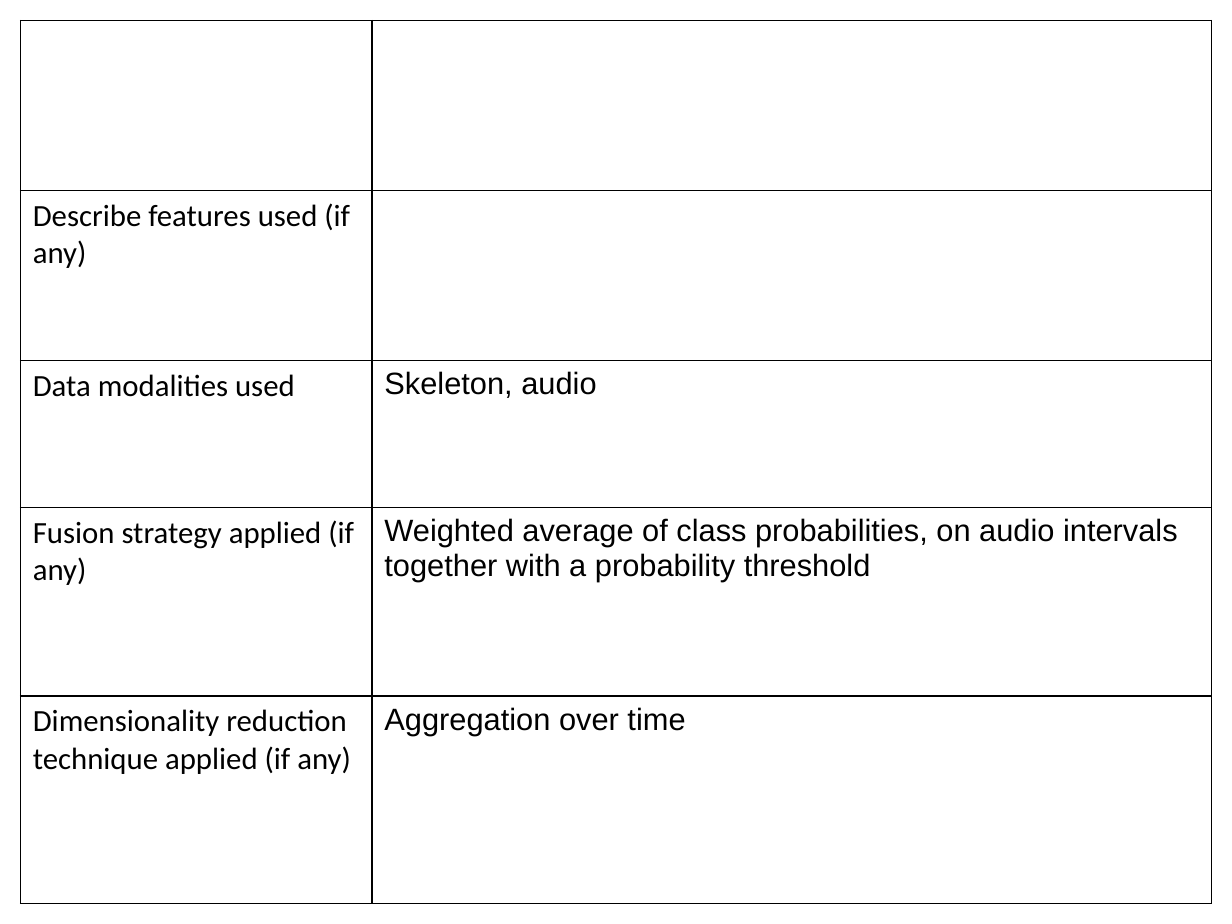
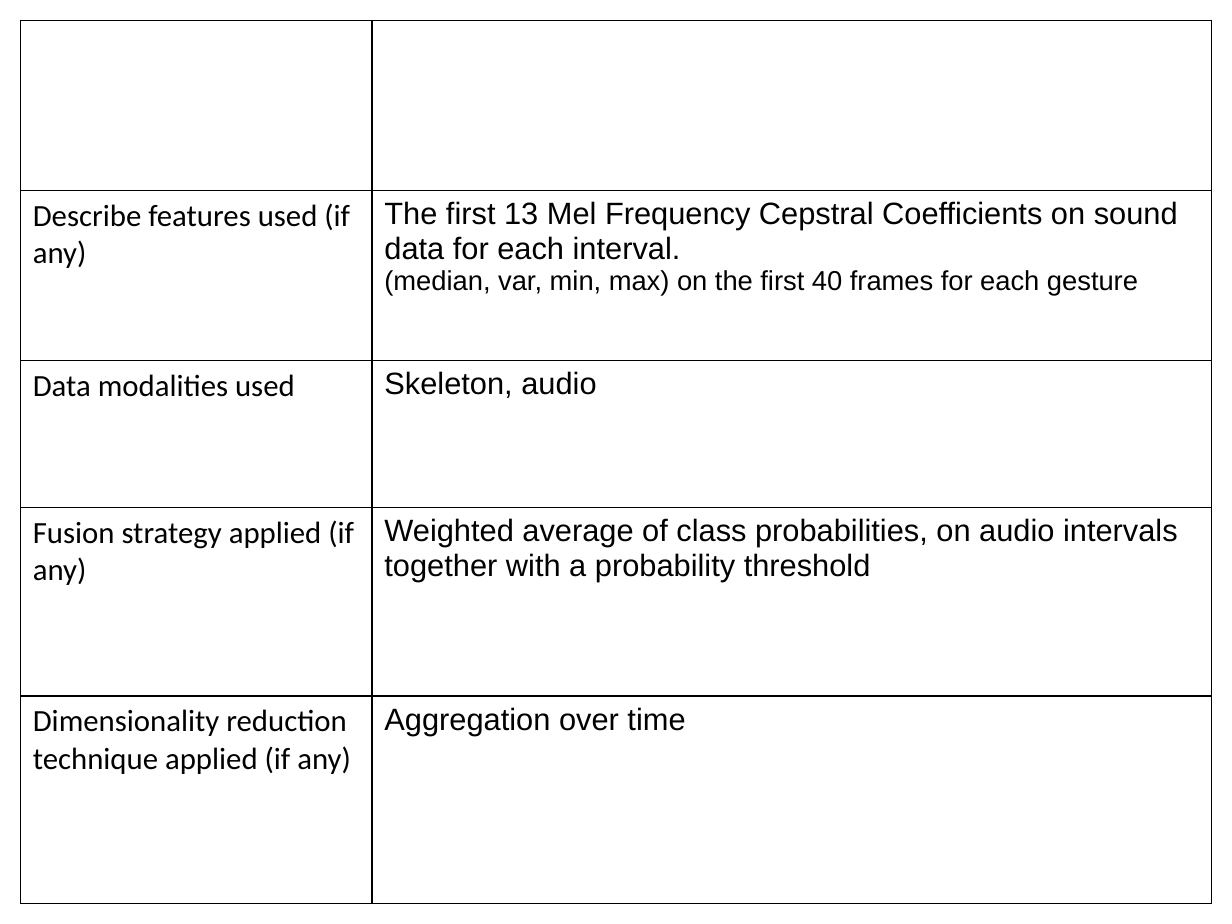
Before and after one commit to thierry-silbermann/MultiModalGestureRecognition, a slide deck: slide 3 of Fact sheet ChaLearn Multimodal Gesture Recognition.pptx. Drawn at 1232x924 pixels with LibreOffice and Linux fonts; fonts in the diff are those of the drawing. Boxes give left, top, right and bottom in pixels: in the first picture for what was removed or moved away, otherwise in the second. Text is boxed around its words. In the diff, an @@ line names an element or a change of style, - is before the commit and + after.

```diff
--- a/Fact sheet ChaLearn Multimodal Gesture Recognition.pptx
+++ b/Fact sheet ChaLearn Multimodal Gesture Recognition.pptx
@@ table at [21,21,1211,904] @@
-row 2, column 2: 
+row 2, column 2: The first 13 Mel Frequency Cepstral Coefficients on sound data for each interval. / (median, var, min, max) on the first 40 frames for each gesture
```
Also in this commit, not shown: 3 other slides changed.
